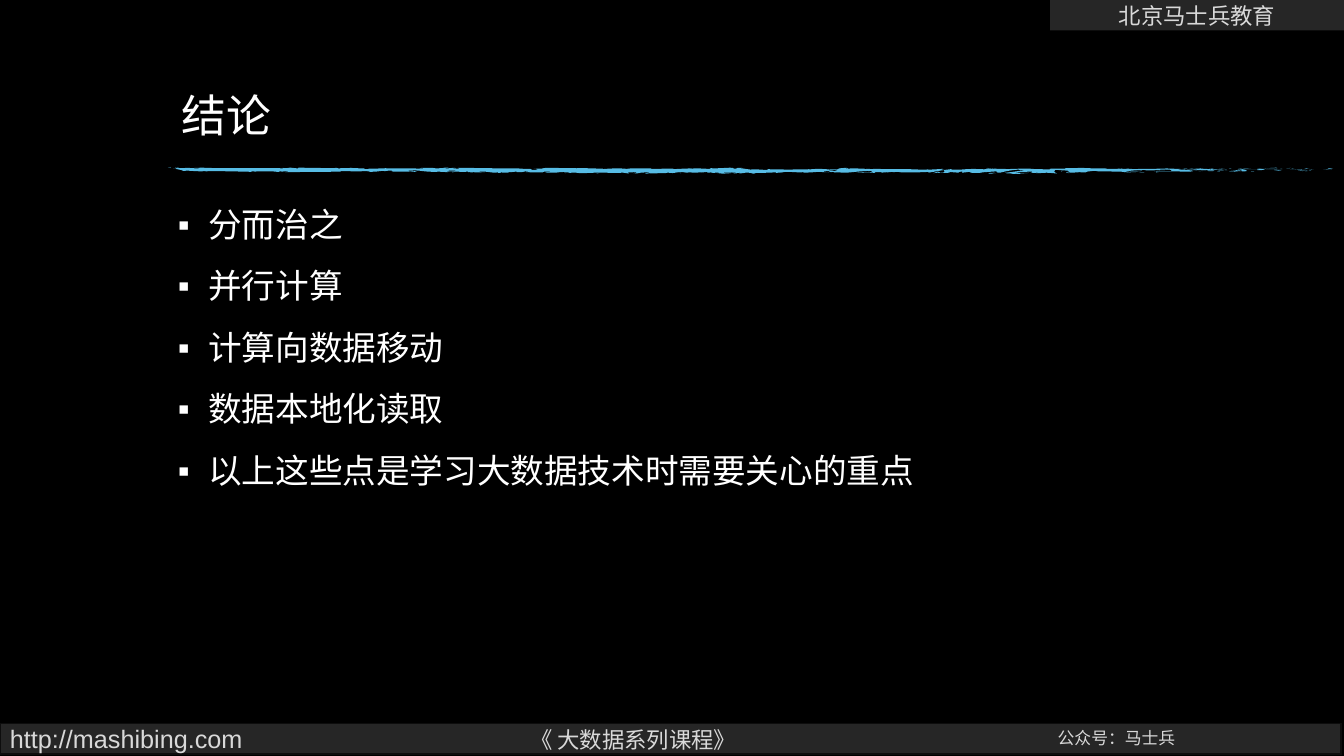
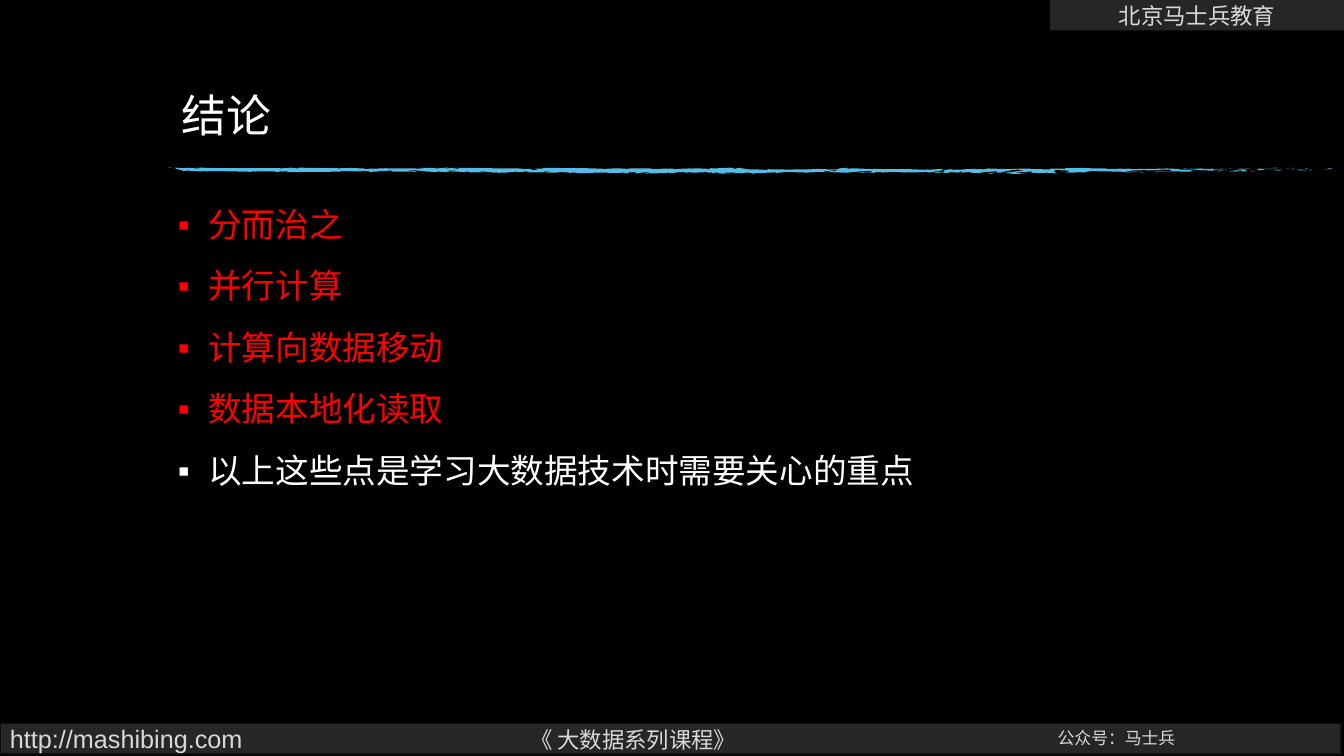
Before and after one commit to wangxin66666/BigDataArchitect-master, a slide deck: slide 14 of bigdata-hadoop/ppt/01大数据启蒙.pptx. Drawn at 1344x756 pixels with LibreOffice and Linux fonts; fonts in the diff are those of the drawing; background and template pictures are left out. Boxes give left, top, right and bottom in pixels: in the first picture for what was removed or moved away, otherwise in the second. Text is boxed around its words. In the diff, an @@ line names an element or a change of style, - is before the commit and + after.

```diff
--- a/bigdata-hadoop/ppt/01大数据启蒙.pptx
+++ b/bigdata-hadoop/ppt/01大数据启蒙.pptx
@@ text at bbox=[208, 209, 443, 424]: text colour #FFFFFF to #FF0000 in "分而治之", "并行计算", "计算向数据移动", "数据本地化读取" @@
```
Also in this commit, not shown: 5 other slides changed, 3 other files.
